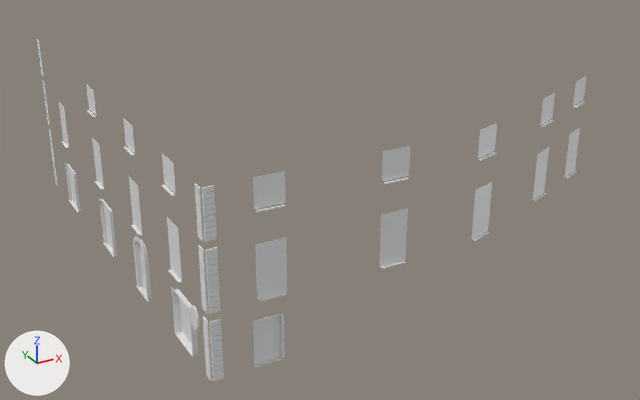
What one commit did to the Blender file Maps/Sardinia/Blender/Sardinia_Master.blend.
Before and after are seen from a 50 mm lens placed at (-23.8, 39.7, 14.9), pointed at (0.0, 82.9, -6.7). Lighting does not change. The marker at lower left points along +X, +Y and +Z.

Objects in the first picture: 'Building8b.001'.
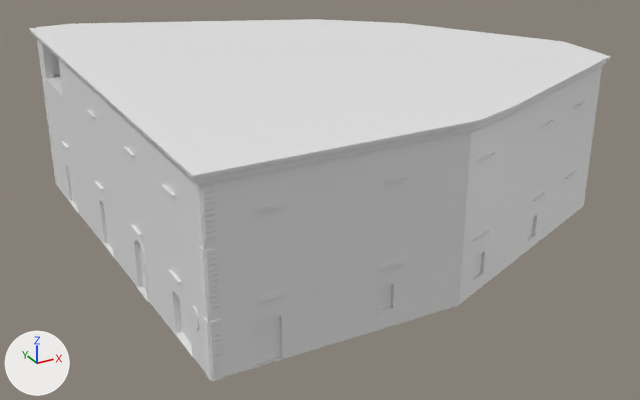
Location of each change, (x1, y1, x2, y2) in pixels of the pictures (640 x 400 px):
'Building8a', shown: after (29, 19, 611, 381)
'Building8b.001', reshaped: before (37, 39, 587, 381); after (37, 40, 587, 381)
part 1 of me_building8b_001, added: after (375, 213, 538, 314)

What changed in the scene script:
```text
Change me_building8b_001:
    used by ob_building8b_001; location = (0.0, 0.0, 0.0); rotation_euler = (1.571, 0.0, 0.0), in degrees (90, 0, 0)
    remove me_building8b_001.from_pydata(...)  # 1400 vertices, 864 faces; spans x -12.6..12.5, y -8.8..1.3, z -98.3..-69.9
    add me_building8b_001.from_pydata(...)  # 1436 vertices, 888 faces; spans x -12.6..12.5, y -8.8..1.3, z -98.3..-69.9
    me_building8b_001 part 1
    18 vertices are added at x -4.2..8.2, y -6.8, z -73.1..-70.1
    12 new vertices lie (0.0, 1.3, 0.0) away from vertices in x -4.0..8.1, y -6.8, z -73.1..-70.1
    6 new vertices lie (0.0, 1.4, 0.0) away from vertices in x -4.2..8.2, y -6.8, z -73.0..-70.1
    24 new faces join them
Change ob_building8a:
    remove ob_building8a.hide_viewport = True
```
